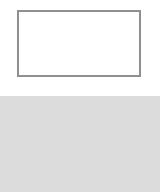
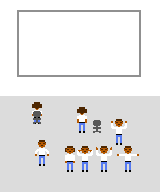
Layered file, before and after one edit (w=160, h=192). Changes by layer:
showed "programmer" over [32, 102, 139, 172]
painted on "Background" over [32, 102, 139, 172]
